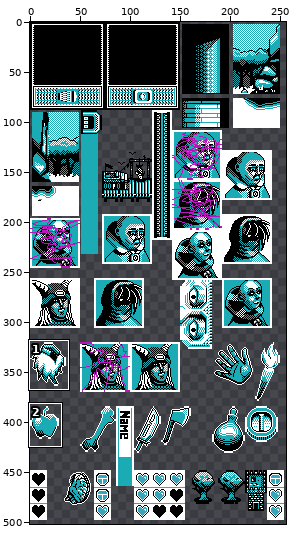
Edited in one commit: sprite sheet (images/shared-0-sheet1.png). Above: a wide view before the commit, with the close-up outlined.
Close-up. Old version:
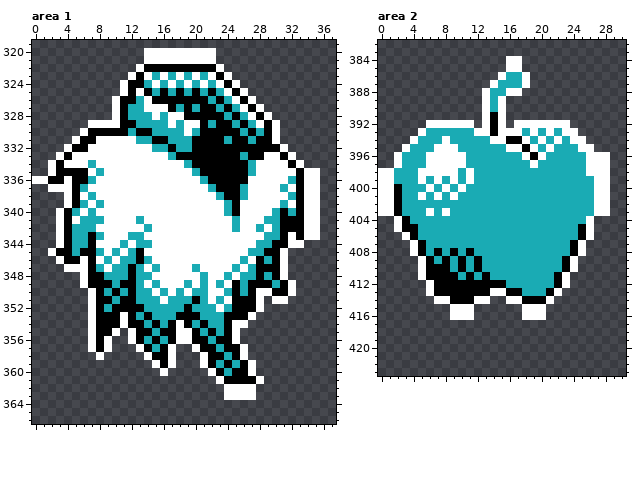
The file is 256x512 pixels. Pixels under 10% opacity are left out. Colours within 5 levels of each other are drawn and written as one. Shown: area 1: x 0..37, y 319..366; area 2: x 0..30, y 382..423. The wide view leaves out empty margins. The commit also changed other parts of the picture, which this record leaves out.
The result:
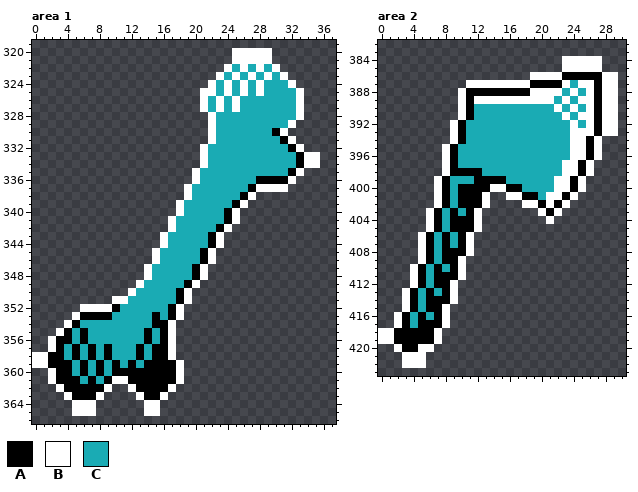
Palette (. is transparent): A #000000  B #ffffff  C #1aabb4
Edits made:
Changed rows in their new state; - is an unchanged pixel.
Area 1:
first column x 0:
320 --------------.........--BBBBB------
321 --------------.........--BBBBB------
322 -------------...........BCBCBCB-----
323 ------------...........BCBCBCBCB----
324 -----------...........BCBCBCBCCCB---
325 -----------..........BB--C-CBCCCCB--
326 ----------...........B-B--CCCCCCCB--
327 ----------...........BCBCBCCCCCCCB--
328 ----------............BC-C-CCCCCCB--
329 -------...............BCC-C-CCCCB---
330 ------................BCCC-C-CAB----
331 -----.................BC-CC-CCCAB---
332 ----.................BCCCCCCCCCCAB--
333 ---..................BCCCC-CCCCCCABB
334 --...................BCCCCC-CCCCCABB
335 --..................BCCCCCC-CCCCAB..
336 ....................--CCCCCCAAAAB...
337 --.................-CC-CCC-A---B....
338 ----...............-CCC-CCA-........
339 ----..............-CCCCC---.........
340 ---...............-CCCCCAB..........
341 ---..............-CCCCCCAB..........
342 ---..............-CCCCCA-...........
343 ---.............-CCCCCA-............
344 ---.............-CCCCCA-..........--
345 --.............-CCCCCA-.........----
346 ---............-CCCCCA-.........----
347 ----..........--CCCCA-..........----
348 ------........BCCCCCAB..........----
349 ------.......BC-CCCA-............---
350 -------.....B--C-CA-.............---
351 -------...BBC---C-AB.........-..----
352 ------B-BB-CCC---AB..........-------
353 -----BAA--CCC-CA-AB.........--------
354 ----BACCCCCCCC--AB.........---------
355 ---BACACCCCCCC---B........----------
356 --BAACACCCCCCCACAB........----------
357 --BACACACACCCACA----.......---------
358 BBAACACACACCCAC------......---------
359 BBAAACACACACACAA-AB--.......--------
360 --BAACACACAAAAAAAAB---......--------
361 --BAAACACABBAAAAAAB----......-------
362 ---BAAAAAB--BAAAAB------....--------
363 ----BAAAB----BAAB-------....--------
364 -----BBB------BB--------------------
365 -----BBB------BB--------------------
Area 2:
first column x 0:
384 ----------------..-----BBBBB--
385 ----------------..-----BBBBB--
386 ---------------....BBBBAAAAABB
387 -----------BBB-BBB-AAAABCBBABB
388 ----------BAAAAAAAABBBBCBCBABB
389 ----------BAB-B-BBBBBBCBCBBABB
390 ----------BACC-CCCCCCCBCBCBABB
391 ----------BACCCCCCCCCCCBCBBABB
392 ------...-ACCCCCCCCCCCCCBCBABB
393 -----....BA-CCCCCC-C-C-C-BBABB
394 ----.....BA---CCCCC-C-C---AB--
395 ---.....-A------CCCC-C--B-AB--
396 --......-AC-------CCC---BBA-.-
397 --......-AC--------C---BBA-..-
398 ........-AAAA----------BBA-..-
399 .......-AC-CAAAA------BBAB...-
400 .......BA-AAAABBAA----BBAB...-
401 .......-ACAAAB..BBAA-BBAB....-
402 .......BA-AAAB....BBABAB.....-
403 ......-ACA-AB.......BAB......-
404 --....BA-AAAB........B.....---
405 --....BA-AAAB..............---
406 ---..BA-A-AB...............---
407 ----.BA-A-AB..............----
408 ----.BACA-AB..............----
409 ---------AB..............-----
410 ----BAC-CAB..............-----
411 ----BAC---B.............------
412 ----BAC--B..............------
413 ---BACAC-B.............-------
414 ---BACAAAB....--......--------
415 ---BACAAB...------...---------
416 --BACACAB...------...---------
417 --BACAAAB---------------------
418 BBAAAAAB----------------------
419 BBAAAAAB----------------------
420 --BAABB-----------------------
421 ---BBB------------------------
422 ---BBB------------------------
Boxes around the changes in both close-ups, in picture pixels (x1, y1, x2, y2):
changed: (32, 48, 320, 416)
changed: (378, 56, 618, 368)
